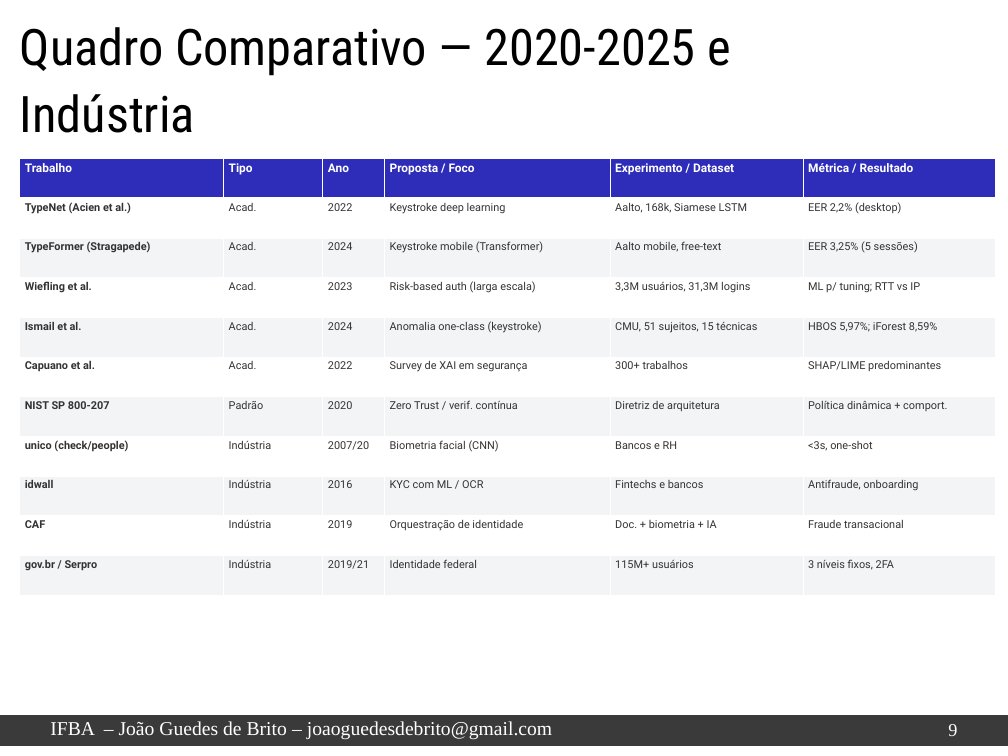
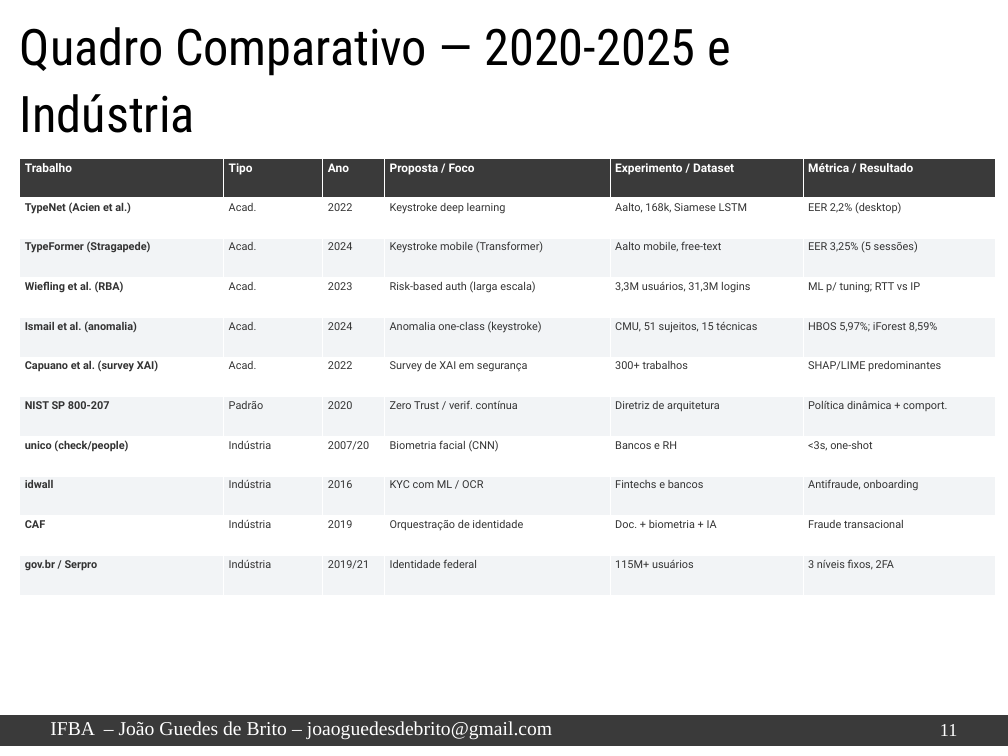
Before and after one commit to jgbcientista/gestao-autonomo, a slide deck: slide 12 of docs/trabalhos-relacionados.pptx (slide 10 before the commit). Drawn at 1008x756 pixels with LibreOffice and Linux fonts; fonts in the diff are those of the drawing; background and template pictures are left out. Boxes give left, top, right and bottom in pixels: in the first picture for what was removed or moved away, otherwise in the second. Text is boxed around its words. In the diff, an @@ line names an element or a change of style, - is before the commit and + after.

```diff
--- a/docs/trabalhos-relacionados.pptx
+++ b/docs/trabalhos-relacionados.pptx
@@ table at (20,158,995,595) @@
-row 4, column 1: Wiefling et al.
+row 4, column 1: Wiefling et al. (RBA)
-row 5, column 1: Ismail et al.
+row 5, column 1: Ismail et al. (anomalia)
-row 6, column 1: Capuano et al.
+row 6, column 1: Capuano et al. (survey XAI)
@@ fill #2D2DB9 to #3A3A3A in row 1 @@
@@ page number at (940,724,958,736): text changed @@
-9
+11
```
Also in this commit, not shown: 11 other slides changed, 2 slides added.
